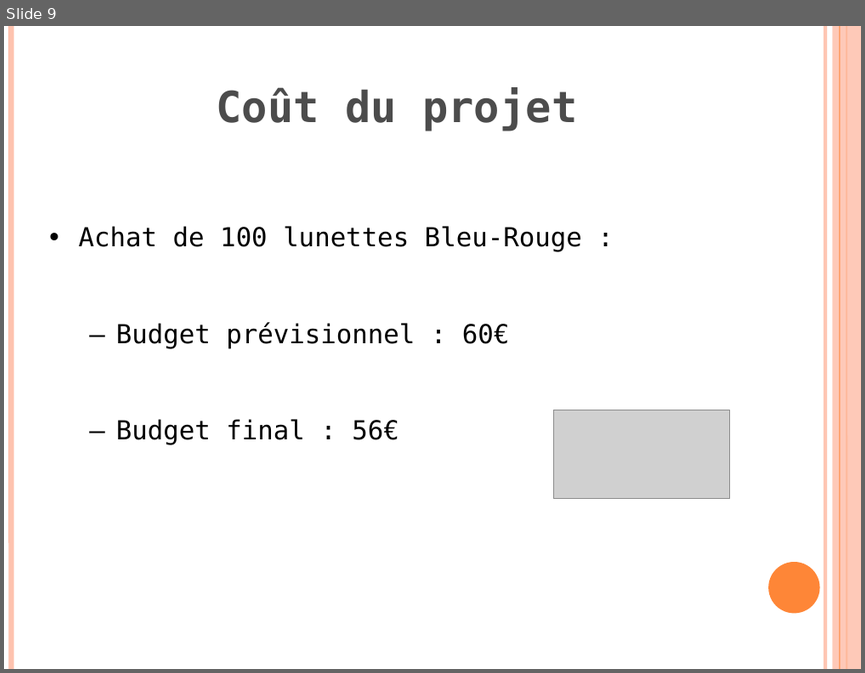
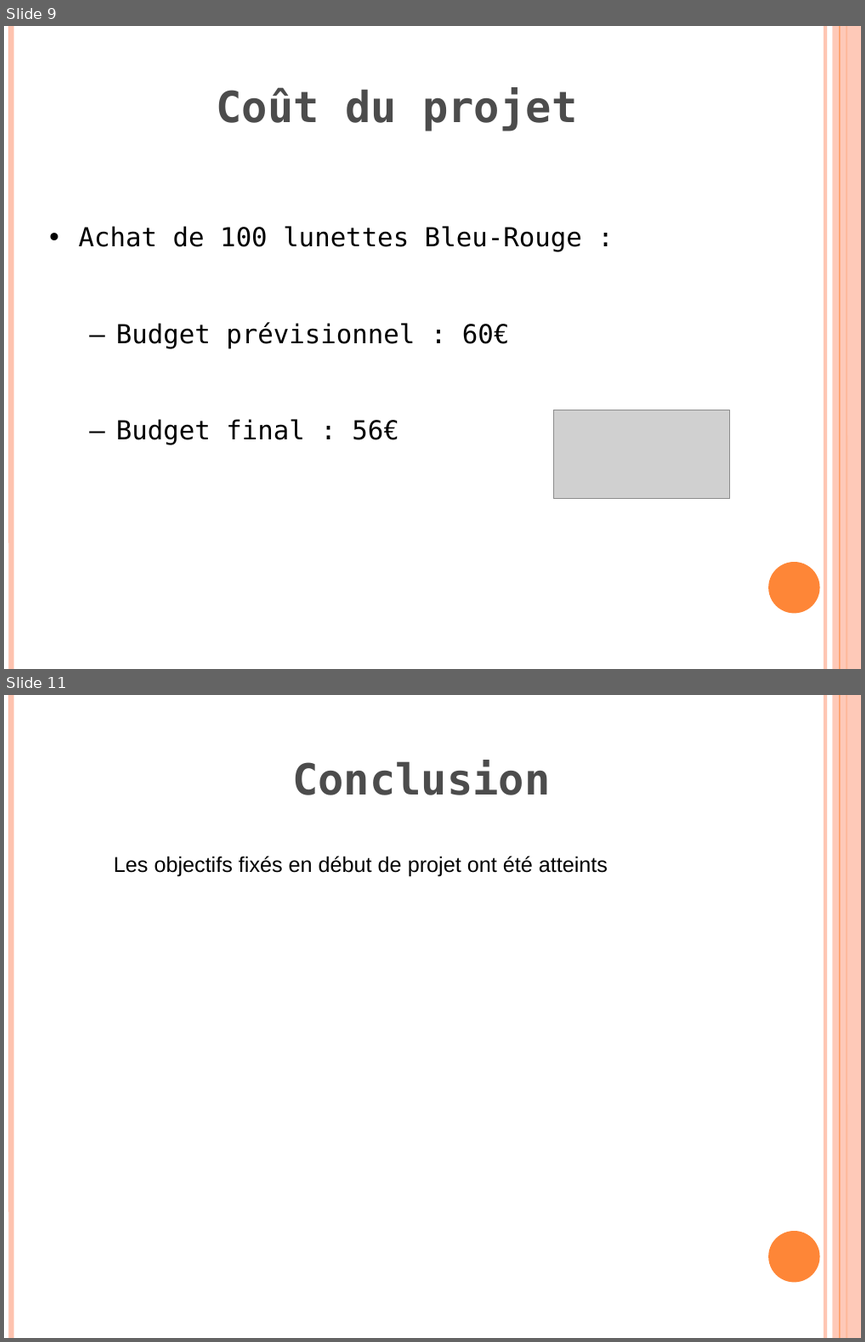
Before and after one commit to klnkg/cristallo3d, a slide deck: PRESENTATION GROUPE 1.odp. Shown one above the other, each under a label of ours: slide 9 before the commit, slides 9 and 11 after it; the slides between them are not shown. The pictures are 865x673 and 865x1342 pixels, drawn with LibreOffice and Linux fonts; fonts in the diff are those of the drawing; grey boxes stand for pictures. Boxes give left, top, right and bottom in pixels: in the first picture for what was removed or moved away, otherwise in the second. Text is boxed around its words. In the diff, an @@ line names an element or a change of style, - is before the commit and + after.

```diff
--- a/PRESENTATION GROUPE 1.odp
+++ b/PRESENTATION GROUPE 1.odp
@@ slide 11 added at (4,695,861,1338), background #FFFFFF; not listed: 6 template elements that a slide beside it also shows @@
@@ title added at (292,760,550,795), 36 pt, text #4C4C4C, bold @@
+Conclusion
@@ text added at (114,856,608,877), 18 pt, text #000000 @@
+Les objectifs fixés en début de projet ont été atteints
```
Also in this commit, not shown: 3 slides changed.
